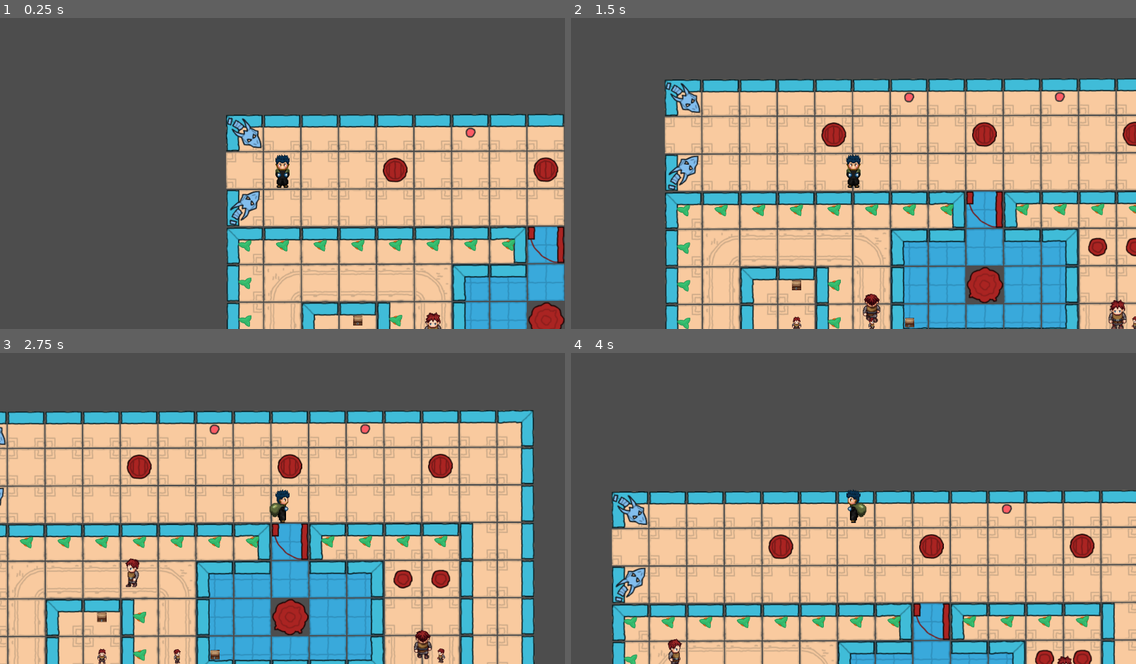
Above: before the commit, frames 1-4 (two rows, left to right).
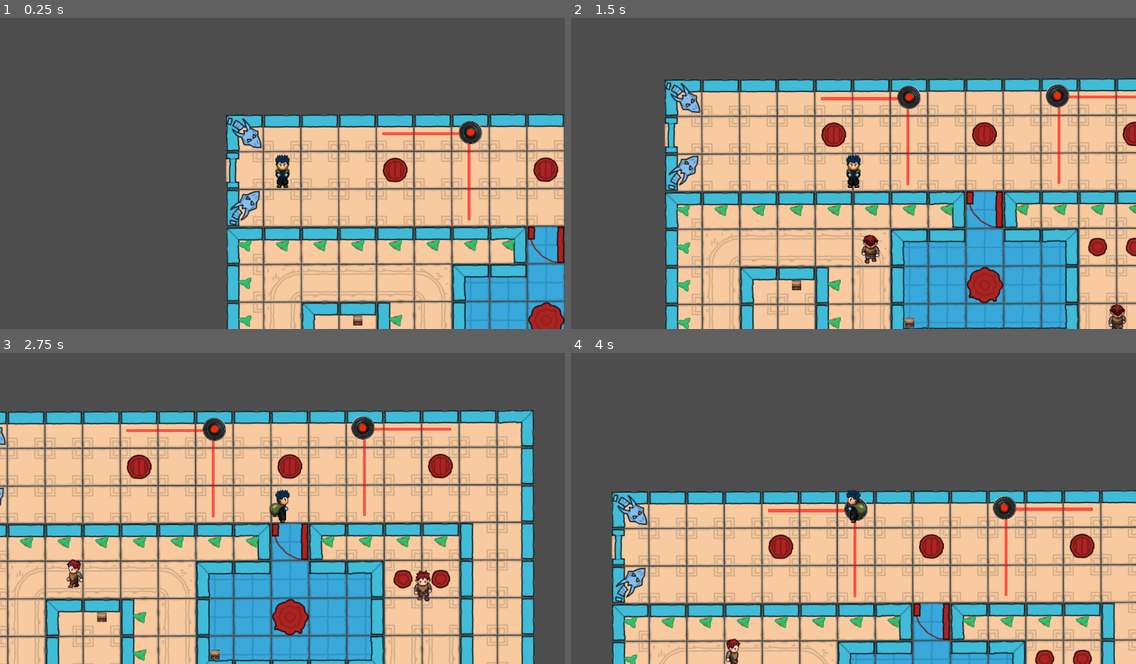
Above: after the commit, the same moments.

Repository: GnuCodingStudio/GameZam002-still-steal
Game: Godot game, scene res://scenes/levels/Level_04.tscn
Two runs of this game, one before a commit and one after it. Both use one fixed random seed, a clock stepped at 60 frames per second and the inputs below. This scene is started directly instead of the project's main scene.
Inputs (mouse positions are in pixels of both pictures, inside the frame that each line leads up to):
- Up to frame 1 (0.25 s): no input
- Up to frame 2 (1.5 s): tap Enter at 0.5 s; move the mouse to (977, 154) at 0.52 s; hold D (right) 0.53-1.28 s; hold E (activate) 0.53-1.28 s; click (977, 154) at 0.67 s; move the mouse to (740, 185) at 1.27 s; hold S (down) from 1.28 s (still down); tap E (activate) at 1.35 s
- Up to frame 3 (2.75 s): move the mouse to (339, 436) at 2.02 s; release S (down) at 2.03 s; hold D (right) from 2.03 s (still down); hold E (activate) from 2.03 s (still down)
- Up to frame 4 (4 s): move the mouse to (825, 567) at 2.77 s; release D (right) at 2.78 s; release E (activate) at 2.78 s; hold W (up) 2.78-3.53 s; tap E (activate) at 2.85 s; click (825, 567) at 2.92 s; move the mouse to (1023, 552) at 3.52 s; hold A (left) from 3.53 s (still down); hold E (activate) from 3.53 s (still down)

The runs differ from the first frame. In frame 1, 1.0% of the frame differs, in the area x 40-100%, y 33-100%; in frame 2, 2.2%, in the area x 16-100%, y 21-100%; in frame 3, 2.2%; in frame 4, 1.5%.

Commit message:
feat: add guard in the lvl 4

Diff:
--- a/res/Level.tres
+++ b/res/Level.tres
@@ -72,6 +72,7 @@
 10:0/0/physics_layer_1/linear_velocity = Vector2(0, 0)
 10:0/0/physics_layer_1/angular_velocity = 0.0
 11:0/0 = 0
+11:0/0/modulate = Color(0.243137, 0.741176, 0.847059, 1)
 11:0/0/physics_layer_0/linear_velocity = Vector2(0, 0)
 11:0/0/physics_layer_0/angular_velocity = 0.0
 11:0/0/physics_layer_1/linear_velocity = Vector2(0, 0)
--- a/scenes/levels/Level_04.tscn
+++ b/scenes/levels/Level_04.tscn
@@ -1,9 +1,10 @@
-[gd_scene load_steps=8 format=3 uid="uid://b7s1r2dws8hvo"]
+[gd_scene load_steps=10 format=3 uid="uid://b7s1r2dws8hvo"]
 
 [ext_resource type="TileSet" uid="uid://l5nk2awiyipd" path="res://res/Level.tres" id="1_cwl6b"]
 [ext_resource type="Script" path="res://scenes/levels/Level_04.gd" id="1_f56m7"]
 [ext_resource type="PackedScene" uid="uid://bycvdu0l1rsc8" path="res://scenes/TheEnd.tscn" id="2_kgdhm"]
 [ext_resource type="PackedScene" uid="uid://15jte8wcowt5" path="res://actors/Guard.tscn" id="3_ou7bs"]
+[ext_resource type="PackedScene" uid="uid://7oyofxooer87" path="res://objects/Camera.tscn" id="5_ymhbm"]
 
 [sub_resource type="RectangleShape2D" id="RectangleShape2D_ethtd"]
 size = Vector2(20.4, 51)
@@ -20,6 +21,12 @@
 }
 point_count = 6
 
+[sub_resource type="Curve2D" id="Curve2D_sjck3"]
+_data = {
+"points": PackedVector2Array(0, 0, 0, 0, -255, 495, 0, 0, 0, 0, -253, 929, 0, 0, 0, 0, -453, 932, 0, 0, 0, 0, -454, 806, 0, 0, 0, 0, -455, 932, 0, 0, 0, 0, -257, 932, 0, 0, 0, 0, -256, 491)
+}
+point_count = 7
+
 [node name="Level04" type="Node2D" node_paths=PackedStringArray("start_point", "finish_area")]
 script = ExtResource("1_f56m7")
 start_point = NodePath("StartPoint")
@@ -32,15 +39,15 @@
 tile_set = ExtResource("1_cwl6b")
 format = 2
 layer_0/name = "floor"
-layer_0/tile_data = PackedInt32Array(-1, 65536, 2, 65535, 65 …(2777 unchanged characters)… 65536, 2, 524283, 65536, 2, 196612, 0, 1)
+layer_0/tile_data = PackedInt32Array(-1, 65536, 2, 65535, 65 …(2777 unchanged characters)… 65536, 2, 524283, 65536, 2, 196612, 0, 1, 196611, 0, 1)
 layer_1/name = "walls"
 layer_1/tile_data = PackedInt32Array(-131068, 655360, 0, -131069, 655360, 0, -131070, 655360, 0, -131071, 655360, 0, -1 …(2035 unchanged characters)…
 layer_2/name = "player"
 layer_2/tile_data = PackedInt32Array()
 layer_3/name = "chest"
-layer_3/tile_data = PackedInt32Array(262145, 65537, 0, 262142, 65537, 0, -131071, 65536, 8, -131067, 65536, 8, 458752, 65536, 8, 196611, 65539, 2, 327678, 65539, 2, 262144, 3, 7, 262151, 131075, 5)
+layer_3/tile_data = PackedInt32Array(262145, 65537, 0, 262142, 65537, 0, -131071, 65536, 8, -131067, 65536, 8, 458752, 65536, 8, 196611, 65539, 2)
 layer_4/name = "floor_deco"
-layer_4/tile_data = PackedInt32Array(327689, 851968, 7, -655 …(574 unchanged characters)… , 393211, 1310726, 7, 458747, 1310726, 7)
+layer_4/tile_data = PackedInt32Array(327689, 851968, 7, -655 …(574 unchanged characters)… , 393211, 1310726, 7, 458747, 1310726, 7, -5, 720896, 1610612736)
 
 [node name="StartPoint" type="Node2D" parent="."]
 unique_name_in_owner = true
@@ -58,30 +65,57 @@
 scale = Vector2(5, 5)
 shape = SubResource("RectangleShape2D_ethtd")
 
-[node name="Path2D" type="Path2D" parent="."]
+[node name="Guard1" parent="." node_paths=PackedStringArray("path_follow") instance=ExtResource("3_ou7bs")]
+position = Vector2(896, 251)
+rotation = -0.01694
+path_follow = NodePath("../Path1/PathFollow2D")
+
+[node name="Path1" type="Path2D" parent="."]
 curve = SubResource("Curve2D_kfcbi")
 
-[node name="PathFollow2D" type="PathFollow2D" parent="Path2D"]
+[node name="PathFollow2D" type="PathFollow2D" parent="Path1"]
 position = Vector2(900, 350)
 rotation = 1.5708
 progress = 100.0
 rotates = false
 cubic_interp = false
 
-[node name="Guard" parent="Path2D/PathFollow2D" node_paths=PackedStringArray("path_follow") instance=ExtResource("3_ou7bs")]
-position = Vector2(-99, 4.00037)
-rotation = -1.58774
-path_follow = NodePath("..")
-
-[node name="Guard" parent="." node_paths=PackedStringArray("path_follow") instance=ExtResource("3_ou7bs")]
+[node name="Guard2" parent="." node_paths=PackedStringArray("path_follow") instance=ExtResource("3_ou7bs")]
 position = Vector2(-443, 286)
 rotation = -0.00596414
-path_follow = NodePath("../Path2D2/PathFollow2D")
+path_follow = NodePath("../Path2/PathFollow2D")
 
-[node name="Path2D2" type="Path2D" parent="."]
+[node name="Path2" type="Path2D" parent="."]
 curve = SubResource("Curve2D_5jl6r")
 
-[node name="PathFollow2D" type="PathFollow2D" parent="Path2D2"]
+[node name="PathFollow2D" type="PathFollow2D" parent="Path2"]
 position = Vector2(-443, 286)
 rotation = -0.00596414
 rotates = false
+
+[node name="Guard3" parent="." node_paths=PackedStringArray("path_follow") instance=ExtResource("3_ou7bs")]
+position = Vector2(-225, 511)
+rotation = -0.01694
+path_follow = NodePath("../Path3/PathFollow2D")
+
+[node name="Path3" type="Path2D" parent="."]
+curve = SubResource("Curve2D_sjck3")
+
+[node name="PathFollow2D" type="PathFollow2D" parent="Path3"]
+position = Vector2(-255, 495)
+rotation = -0.00596414
+rotates = false
+
+[node name="Camera1" parent="." instance=ExtResource("5_ymhbm")]
+unique_name_in_owner = true
+position = Vector2(192, -195)
+rotation = 1.5708
+
+[node name="Camera2" parent="." instance=ExtResource("5_ymhbm")]
+unique_name_in_owner = true
+position = Vector2(696, -200)
+
+[node name="Camera3" parent="." instance=ExtResource("5_ymhbm")]
+unique_name_in_owner = true
+position = Vector2(68, 960)
+rotation = 2.61799
